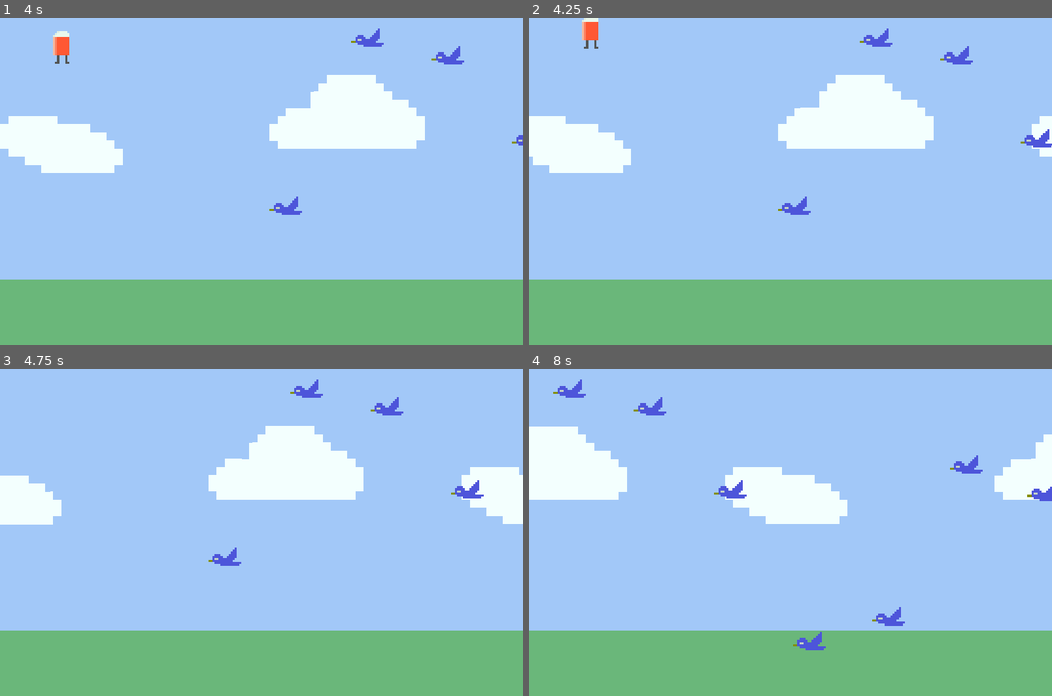
Above: before the commit, frames 1-4 (two rows, left to right).
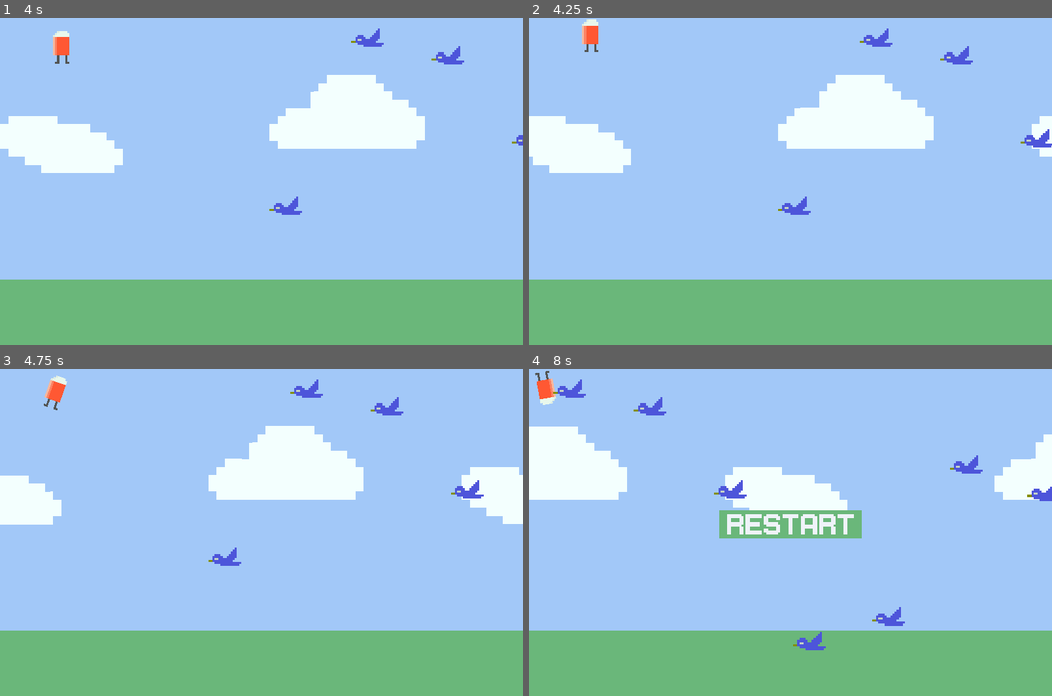
Above: after the commit, the same moments.

Repository: Joe-noh/runner
Game: Godot game, scene res://src/screens/main.tscn
The game is run twice, just before and just after one commit, with the same random seed, the same clock (stepped at 60 frames per second) and the same inputs.
Inputs (mouse positions are in pixels of both pictures, inside the frame that each line leads up to):
- Up to frame 1 (4 s): tap Enter (ui_accept) at 0.5, 0.77, 1.52, 3.02, 3.77 s; move the mouse to (376, 165) at 0.52 s; click (376, 165) at 0.67 s; move the mouse to (156, 197) at 1.27 s; click (156, 197) at 1.42 s; move the mouse to (313, 109) at 2.02 s; click (313, 109) at 2.17 s; move the mouse to (235, 246) at 2.77 s; click (235, 246) at 2.92 s; move the mouse to (418, 230) at 3.52 s; click (418, 230) at 3.67 s
- Up to frame 2 (4.25 s): no input
- Up to frame 3 (4.75 s): move the mouse to (104, 483) at 4.27 s; click (104, 483) at 4.42 s; tap Enter (ui_accept) at 4.52 s
- Up to frame 4 (8 s): move the mouse to (816, 532) at 5.02 s; click (816, 532) at 5.17 s; move the mouse to (712, 450) at 5.77 s; click (712, 450) at 5.92 s; tap Enter (ui_accept) at 6.02, 6.77, 7.52 s; move the mouse to (905, 516) at 6.52 s; click (905, 516) at 6.67 s; move the mouse to (685, 548) at 7.27 s; click (685, 548) at 7.42 s

Frame 1 is identical in both runs. In frame 2, 0.1% of the frame differs, in the area x 10-14%, y 0-11%; in frame 3, 0.2%; in frame 4, 2.3%, in the area x 1-64%, y 0-52%.

Commit message:
add roof

Diff:
--- a/src/screens/main.tscn
+++ b/src/screens/main.tscn
@@ -24,6 +24,10 @@
 position = Vector2( 640, 750 )
 shape = SubResource( 1 )
 
+[node name="CollisionShape2D2" type="CollisionShape2D" parent="Floor"]
+position = Vector2( 640, -48 )
+shape = SubResource( 1 )
+
 [node name="Restart" parent="." instance=ExtResource( 4 )]
 position = Vector2( 640, 380 )
 z_index = 10
